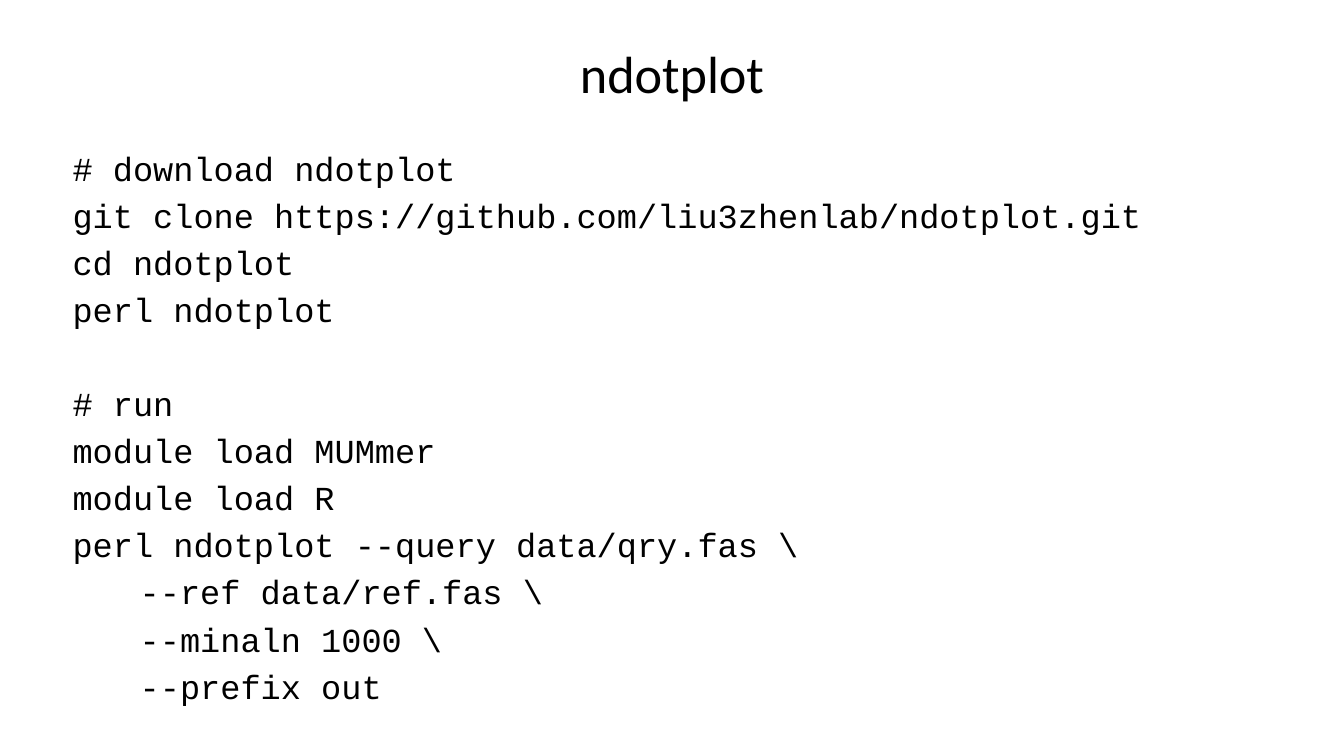
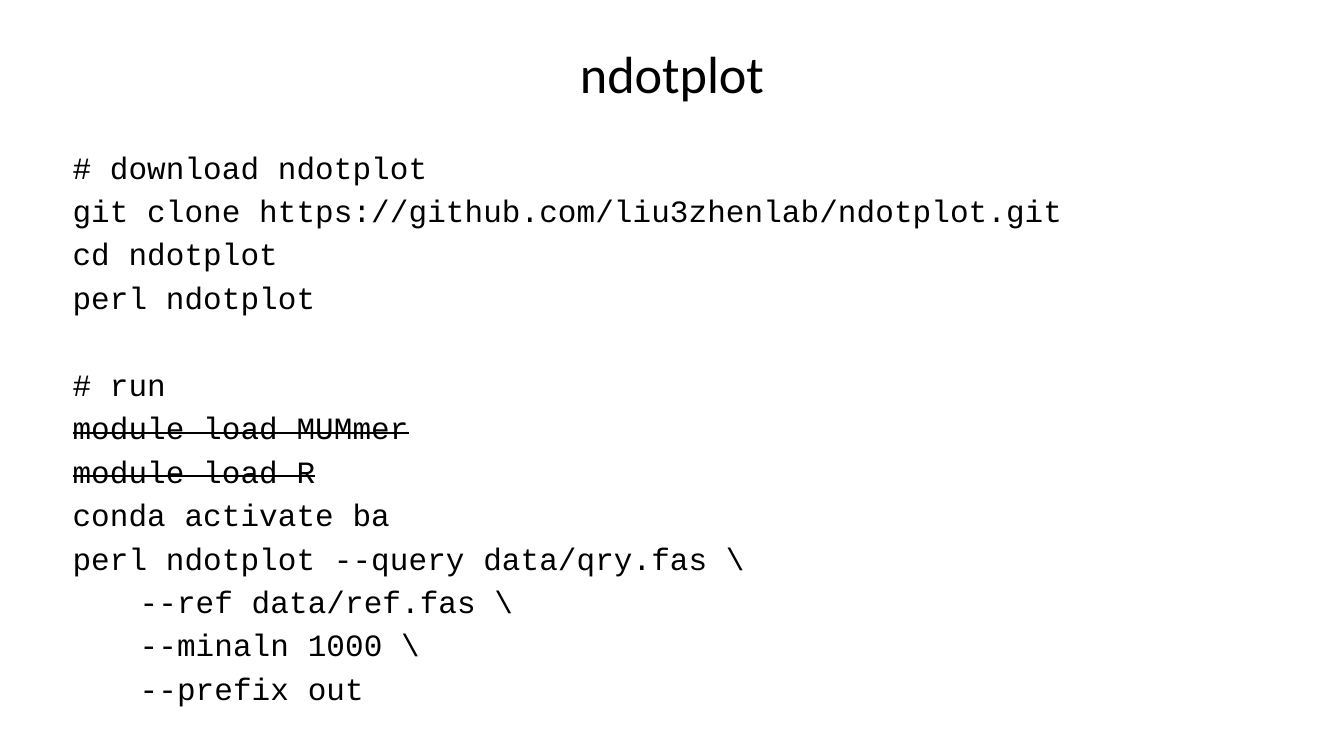
Before and after one commit to liu3zhenlab/teaching, a slide deck: slide 6 of PLPTH813Bioinformatis/2025/2_lab/lab03_alignment.pptx (slide 4 before the commit). Drawn at 1344x756 pixels with LibreOffice and Linux fonts; fonts in the diff are those of the drawing. Boxes give left, top, right and bottom in pixels: in the first picture for what was removed or moved away, otherwise in the second. Text is boxed around its words. In the diff, an @@ line names an element or a change of style, - is before the commit and + after.

```diff
--- a/PLPTH813Bioinformatis/2025/2_lab/lab03_alignment.pptx
+++ b/PLPTH813Bioinformatis/2025/2_lab/lab03_alignment.pptx
@@ text at [73, 156, 1062, 707]: size 18 to 16.6 pt; strikethrough on in "module load MUMmer", "module load R" @@
@@ text at [73, 504, 390, 527]: paragraph added @@
+conda activate ba
```
Also in this commit, not shown: 2 other slides changed, 3 slides added, 2 other files.
